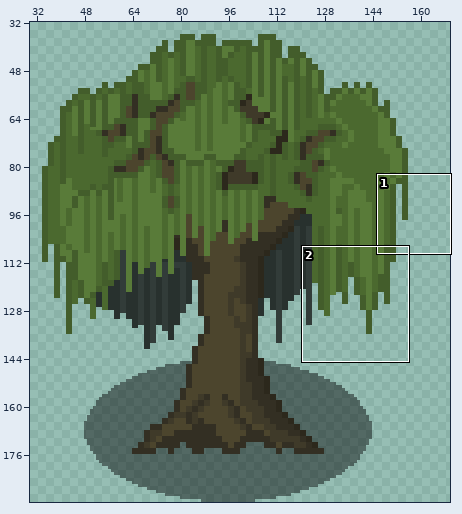
File history of a pixel-art file, src/assets/images/own/WillowTree.aseprite. Above, an overview of the earlier version with the close-up marked.
Close-up. The starting point:
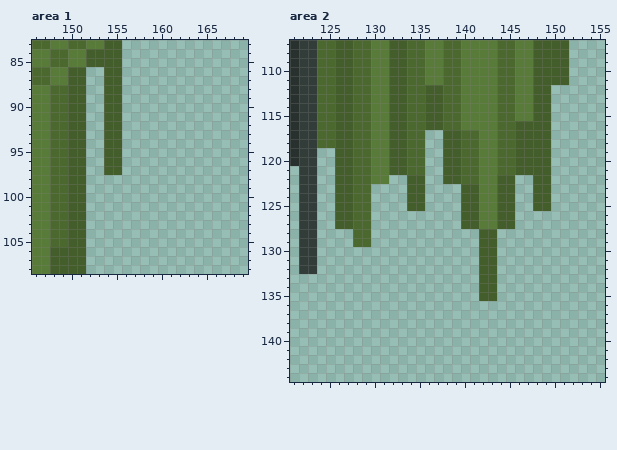
192x192 pixels, 1 frame. Colours within 5 levels of each other are drawn and written as one. Shown: area 1: x 146..169, y 83..108; area 2: x 121..155, y 107..144. The wide view leaves out empty margins. The commit also changed other parts of the picture, which this record leaves out.
New version:
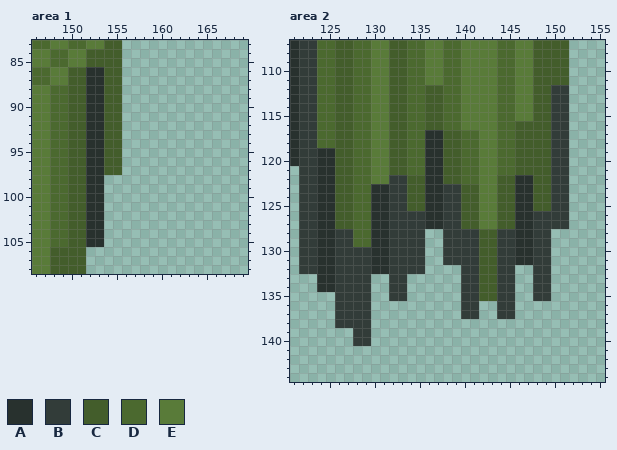
Palette (. is transparent): A #28312e  B #323c39  C #435d2b  D #4b692f  E #597b39
Changes in this commit:
Changed rows in their new state; - is an unchanged pixel.
Area 1, layer "Back Leaves":
first column x 152:
 86 AA
 87 AA
 88 AA
 89 AA
 90 AA
 91 AA
 92 AA
 93 AA
 94 AA
 95 AA
 96 AA
 97 AA
 98 AA
 99 AA
100 AA
101 AA
102 AA
103 AA
104 AA
105 AA
Area 2, layer "Back Leaves":
first column x 124:
112 --------------------------BB
113 --------------------------BB
114 --------------------------BB
115 --------------------------BB
116 --------------------------BB
117 ------------AA------------BB
118 ------------AA------------BB
119 AA----------AA------------BB
120 AA----------AA------------BB
121 AA----------AA------------BB
122 AA------BB--AA--------AA--BB
123 AA----AABB--AABB------AA--BB
124 AA----AABB--AABB------AA--BB
125 AA----AABB--AABB------AA--BB
126 AA----AABBBBAABB------AABBBB
127 AA----AABBBBAABB------AABBBB
128 AABB--AABBBB--BBBB--BBAABB--
129 AABB--AABBBB--BBBB--BBAABB--
130 AABBBBAABBBB--BBBB--BBAABB--
131 AABBBBAABBBB--BBBB--BBAABB--
132 AABBBBAABBBB----BB--BB--BB--
133 AABBBB--BB------BB--BB--BB--
134 AABBBB--BB------BB--BB--BB--
135 --BBBB--BB------BB--BB--BB--
136 --BBBB----------BB--BB------
137 --BBBB----------BB--BB------
138 --BBBB----------------------
139 ----BB----------------------
140 ----BB----------------------
